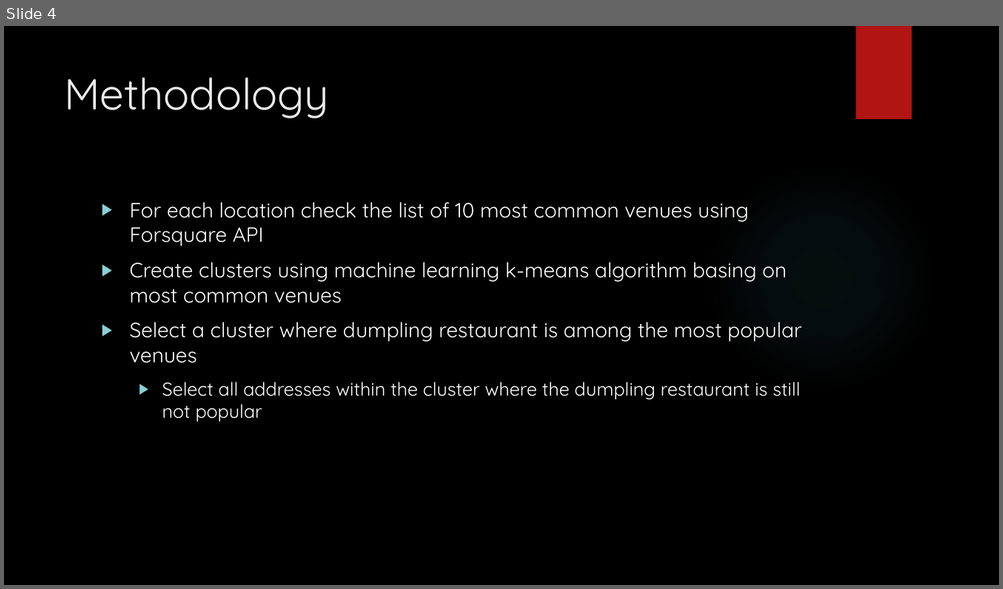
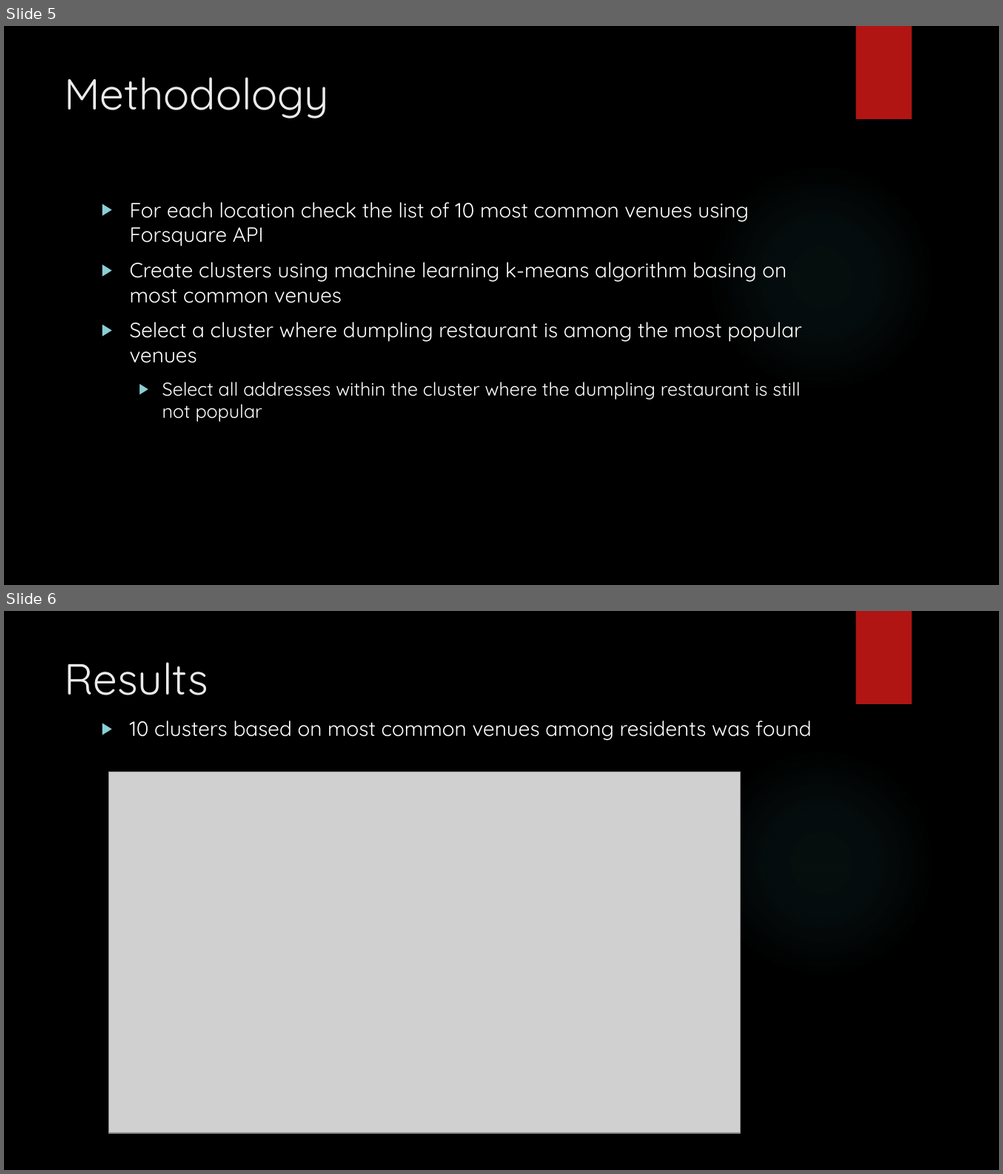
Before and after one commit to rafalsienkiewicz/Applied-Data-Science-Capstone, a slide deck: capstone_week5.pptx. Shown one above the other, each under a label of ours: slide 4 before the commit, slides 5 and 6 after it. The pictures are 1003x589 and 1003x1174 pixels, drawn with LibreOffice and Linux fonts; fonts in the diff are those of the drawing; grey boxes stand for pictures; background and template pictures are left out. Boxes give left, top, right and bottom in pixels: in the first picture for what was removed or moved away, otherwise in the second. Text is boxed around its words. In the diff, an @@ line names an element or a change of style, - is before the commit and + after.

```diff
--- a/capstone_week5.pptx
+++ b/capstone_week5.pptx
@@ slide 6 added at (4,611,999,1170), background picture (left out); not listed: 2 template elements that a slide beside it also shows @@
@@ title added at (64,662,208,695), 42 pt, text #EBEBEB @@
+Results
@@ text added at (130,721,811,741), 20 pt, text #FFFFFF @@
+▶ 10 clusters based on most common venues among residents was found
@@ picture added at (108,772,740,1134) @@
@@ what was slide 4 is now slide 5 @@
```
Also in this commit, not shown: 1 slide changed, 1 other slide added.
